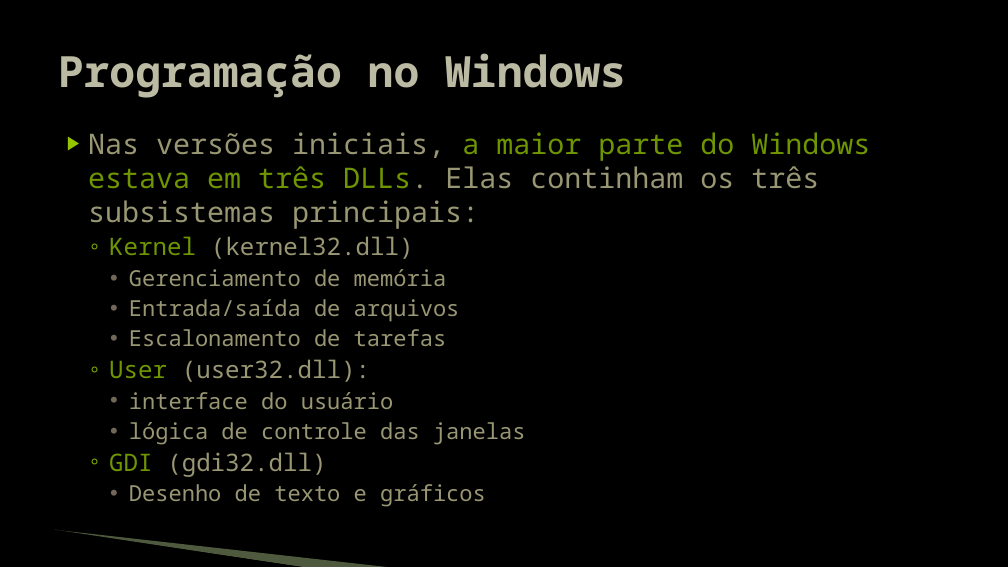
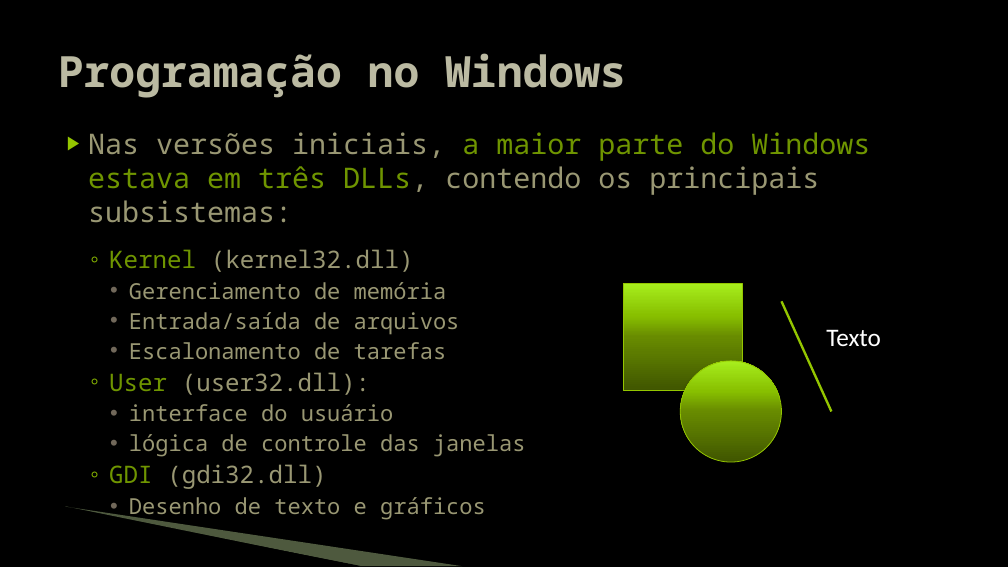
Before and after one commit to JudsonSS/Jogos, a slide deck: slide 6 of Slides/01. Programação Windows.pptx. Drawn at 1008x567 pixels with LibreOffice and Linux fonts; fonts in the diff are those of the drawing; background and template pictures are left out. Boxes give left, top, right and bottom in pixels: in the first picture for what was removed or moved away, otherwise in the second. Text is boxed around its words. In the diff, an @@ line names an element or a change of style, - is before the commit and + after.

```diff
--- a/Slides/01. Programação Windows.pptx
+++ b/Slides/01. Programação Windows.pptx
@@ text at <box>88,132,870,222</box>: text changed @@
-▶ Nas versões iniciais, a maior parte do Windows estava em três DLLs. Elas continham os três subsistemas principais:
+▶ Nas versões iniciais, a maior parte do Windows
+  estava em três DLLs, contendo os principais subsistemas:
@@ rectangle added at <box>623,284,742,391</box>, fill gradient #415700 to #698C00 to #88C100 to #A7EE1D, outline #94C600 0.75 pt @@
@@ line added from (782, 302) to (832, 411), #94C600 2.25 pt @@
@@ text added at <box>826,329,881,346</box>, 24 pt, text #FFFFFF @@
+Texto
@@ ellipse added at <box>681,361,782,462</box>, fill gradient #415700 to #698C00 to #88C100 to #A7EE1D, outline #94C600 0.75 pt @@
@@ freeform shape: place and size @@
-freeform shape at <box>54,531,306,567</box>
+freeform shape at <box>64,508,360,566</box>
@@ freeform shape: place and size @@
-freeform shape at <box>55,530,393,567</box>
+freeform shape at <box>66,507,463,566</box>
```
Also in this commit, not shown: 43 other slides changed, 1 other file.
